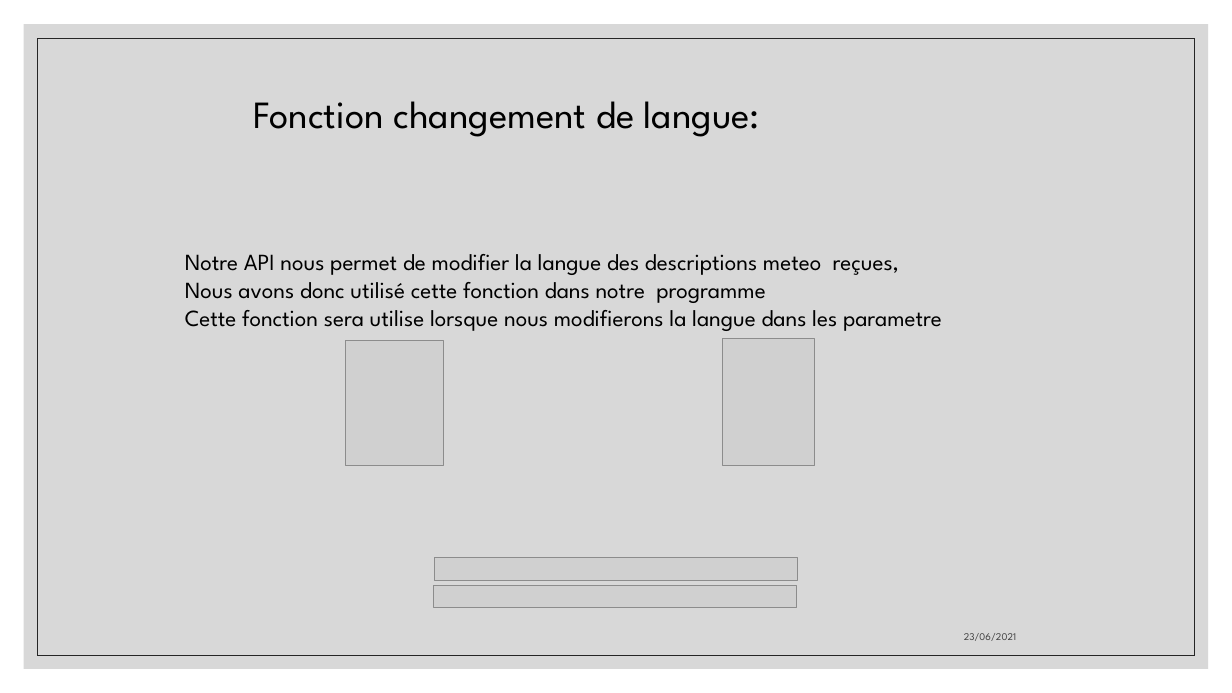
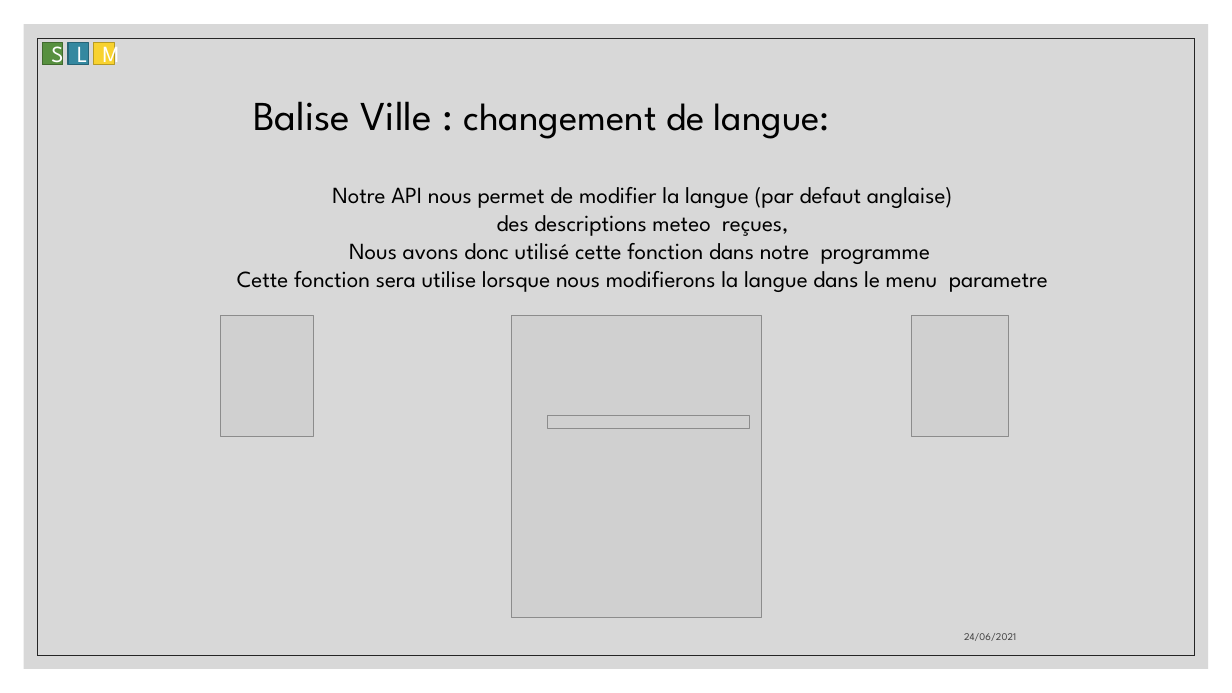
Before and after one commit to aiekick/ProjectStationMeteo, a slide deck: slide 37 of doc/StationMeteo_Soutenance_Stephane.pptx (slide 35 before the commit). Drawn at 1232x693 pixels with LibreOffice and Linux fonts; fonts in the diff are those of the drawing; grey boxes stand for pictures. Boxes give left, top, right and bottom in pixels: in the first picture for what was removed or moved away, otherwise in the second. Text is boxed around its words. In the diff, an @@ line names an element or a change of style, - is before the commit and + after.

```diff
--- a/doc/StationMeteo_Soutenance_Stephane.pptx
+++ b/doc/StationMeteo_Soutenance_Stephane.pptx
@@ rectangle added at (43,43,63,65), fill #57903F, outline #406B2F 1 pt, 18 pt, text #FFFFFF @@
+S
@@ rectangle added at (68,43,89,65), fill #3488A0, outline #266576 1 pt, 18 pt, text #FFFFFF @@
+L
@@ rectangle added at (93,43,114,65), fill #F8D22F, outline #B79B23 1 pt, 18 pt, text #FFFFFF @@
+M
@@ text at (253,101,830,139): text changed @@
-Fonction changement de langue:
+Balise Ville : changement de langue:
@@ text "Notre API nous permet de ...": place and size @@
-text "Notre API nous permet de ..." at (185,254,942,331)
+text "Notre API nous permet de ..." at (237,187,1048,292)
@@ text at (332,187,952,236): text changed @@
-Notre API nous permet de modifier la langue des descriptions meteo reçues,
+Notre API nous permet de modifier la langue (par defaut anglaise)
+des descriptions meteo reçues,
@@ text at (237,263,1048,292): text changed @@
-Cette fonction sera utilise lorsque nous modifierons la langue dans les parametre
+Cette fonction sera utilise lorsque nous modifierons la langue dans le menu parametre
@@ text at (349,243,930,264): alignment left to centre @@
@@ picture: place and size @@
-picture at (723,339,815,467)
+picture at (221,316,313,437)
@@ picture added at (511,316,762,618) @@
@@ picture: place and size @@
-picture at (346,341,444,466)
+picture at (911,315,1009,436)
@@ picture: place and size @@
-picture at (434,586,798,608)
+picture at (547,416,750,429)
@@ picture removed at (434,558,798,581) @@
@@ text at (964,633,1016,641): text changed @@
-23/06/2021
+24/06/2021
```
Also in this commit, not shown: 46 other slides changed, 3 slides added, 2 slides removed, 1 other file.
